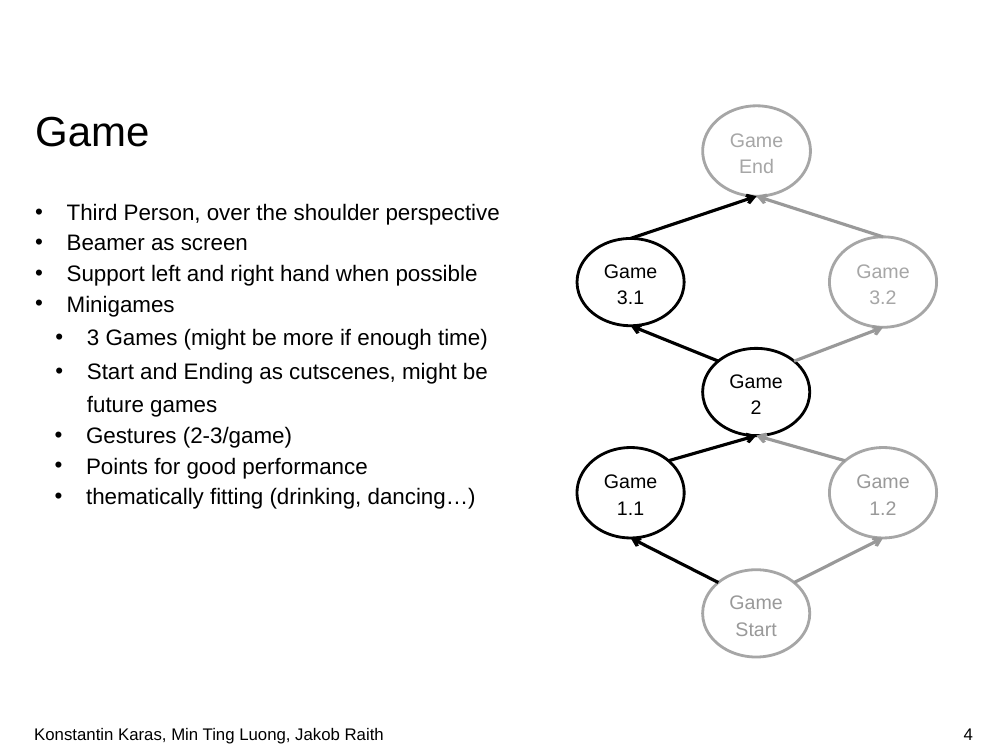
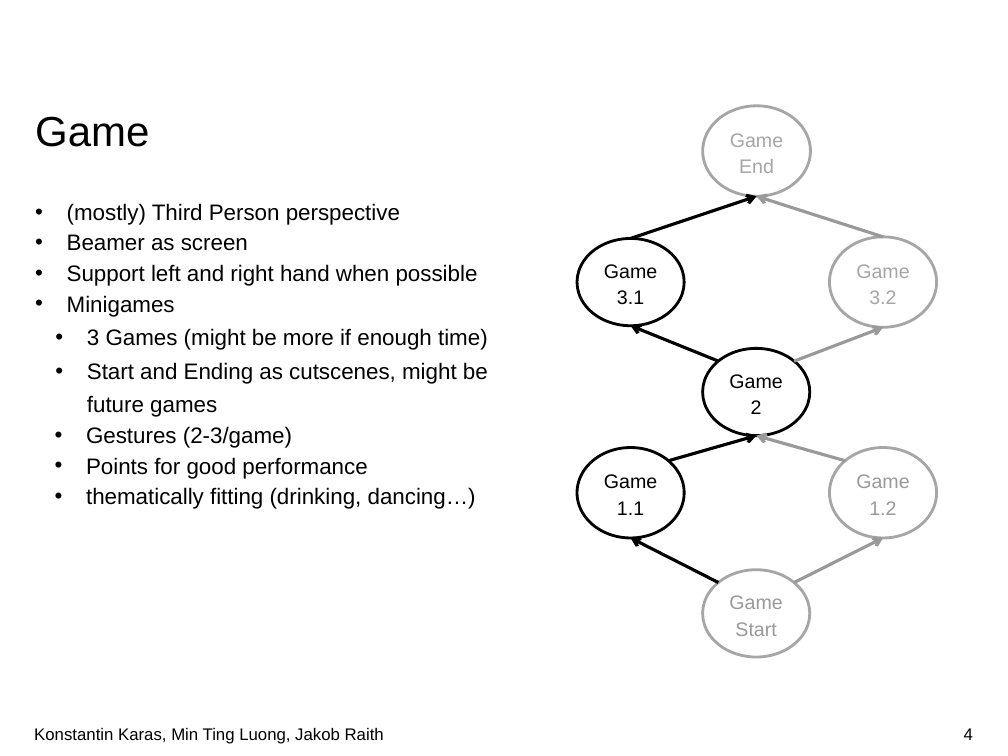
Before and after one commit to doingitraith/TaViS2019, a slide deck: slide 4 of Documents/Kickoff.pptx. Drawn at 1008x756 pixels with LibreOffice and Linux fonts; fonts in the diff are those of the drawing; background and template pictures are left out. Boxes give left, top, right and bottom in pixels: in the first picture for what was removed or moved away, otherwise in the second. Text is boxed around its words. In the diff, an @@ line names an element or a change of style, - is before the commit and + after.

Commit message:
even slightlier(?) slide change

```diff
--- a/Documents/Kickoff.pptx
+++ b/Documents/Kickoff.pptx
@@ text at (x1=67, y1=203, x2=400, y2=225): text changed @@
-• Third Person, over the shoulder perspective
+• (mostly) Third Person perspective
```
